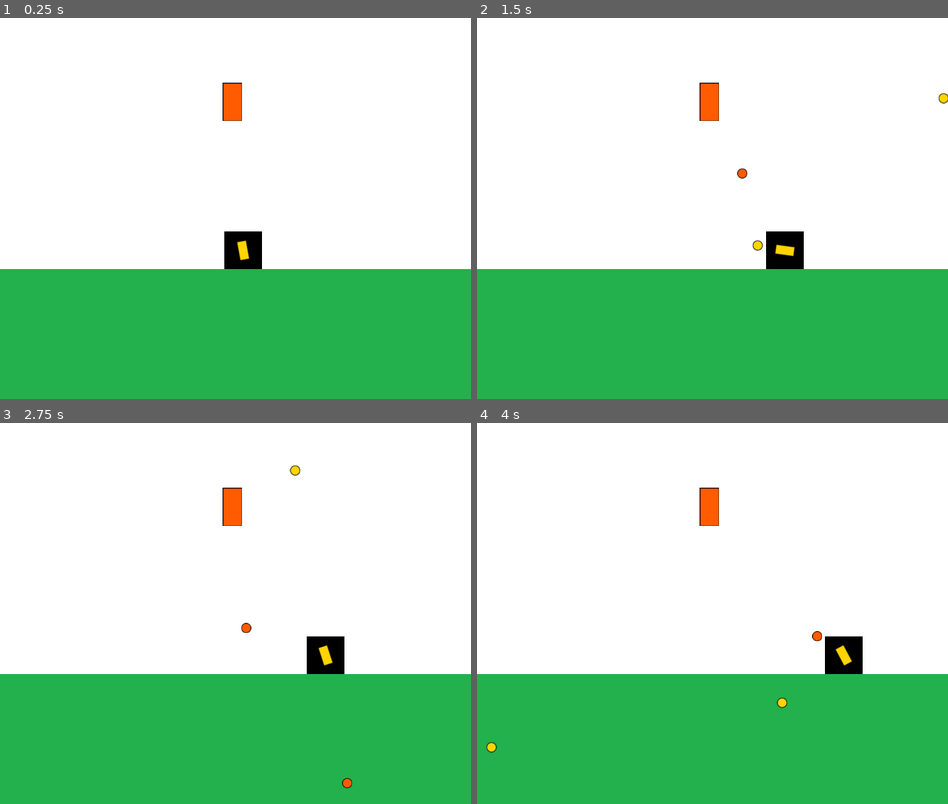
Above: before the commit, frames 1-4 (two rows, left to right).
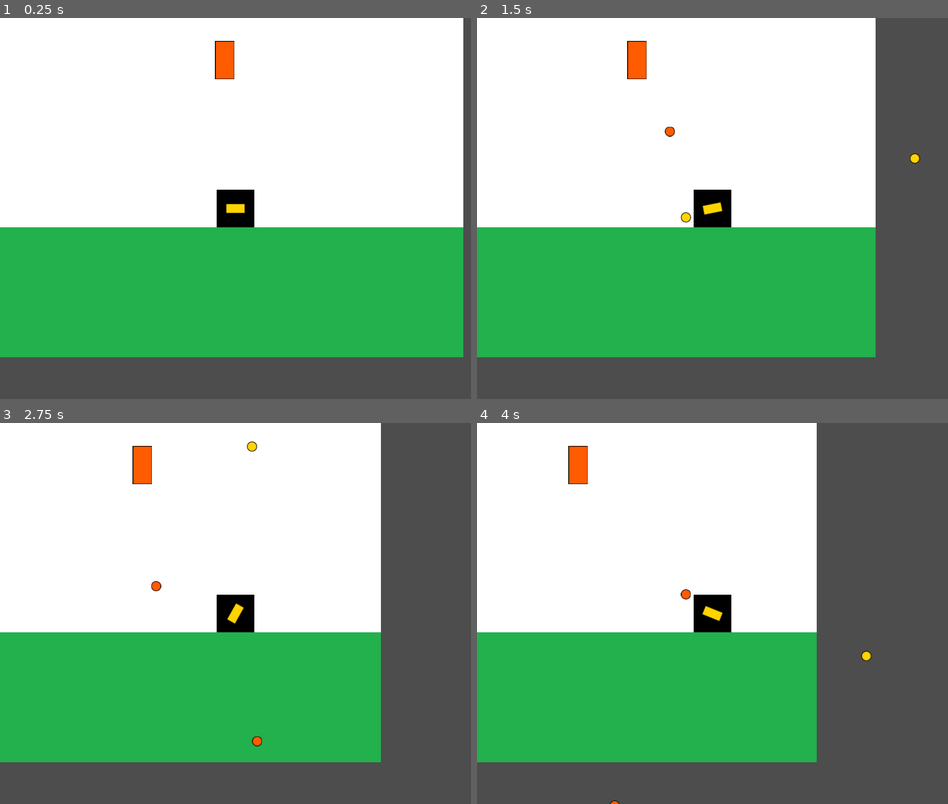
Above: after the commit, the same moments.

Repository: Markosuuu/entregas-ipv-diaz-marcos
Game: Godot game, scene res://Main.tscn
The game is run twice, just before and just after one commit, with the same random seed, the same clock (stepped at 60 frames per second) and the same inputs.
Inputs (mouse positions are in pixels of both pictures, inside the frame that each line leads up to):
- Up to frame 1 (0.25 s): no input
- Up to frame 2 (1.5 s): tap Enter at 0.5 s; move the mouse to (816, 189) at 0.52 s; hold D (move_right) 0.53-1.28 s; click (816, 189) at 0.6 s; move the mouse to (618, 227) at 1.27 s; hold A (move_left) from 1.28 s (still down); click (618, 227) at 1.35 s
- Up to frame 3 (2.75 s): move the mouse to (282, 529) at 2.02 s; release A (move_left) at 2.03 s; hold D (move_right) from 2.03 s (still down); click (282, 529) at 2.1 s
- Up to frame 4 (4 s): move the mouse to (688, 689) at 2.77 s; click (688, 689) at 2.85 s; move the mouse to (853, 670) at 3.52 s; release D (move_right) at 3.53 s; hold A (move_left) from 3.53 s (still down); click (853, 670) at 3.6 s

The runs differ from the first frame. In frame 1, 25% of the frame differs, in the area x 0-100%, y 0-100%; in frame 2, 36%; in frame 3, 39%; in frame 4, 45%.

Commit message:
feat: cámara que sigue al player

Diff:
--- a/entrega-3-diaz-marcos/Main.tscn
+++ b/entrega-3-diaz-marcos/Main.tscn
@@ -29,6 +29,8 @@
 [node name="Player" parent="." unique_id=900235231 instance=ExtResource("1")]
 position = Vector2(413.003, 395.272)
 
+[node name="Camera2D" type="Camera2D" parent="Player" unique_id=1944427597]
+
 [node name="Torreta" parent="." unique_id=93162652 instance=ExtResource("5_fos0i")]
 position = Vector2(395, 143)
 bala_escena = ExtResource("6_3dxm6")
